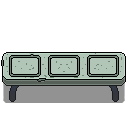
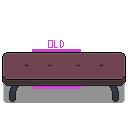
Layer changes from the first w=128, h=128 image to the second:
added layer "helper" above "squareShadow" over [32, 40, 81, 89]
hid "dirt" over [1, 53, 122, 83]
hid "bench metal" over [2, 53, 125, 99]
showed "bench red" over [2, 53, 125, 99]
